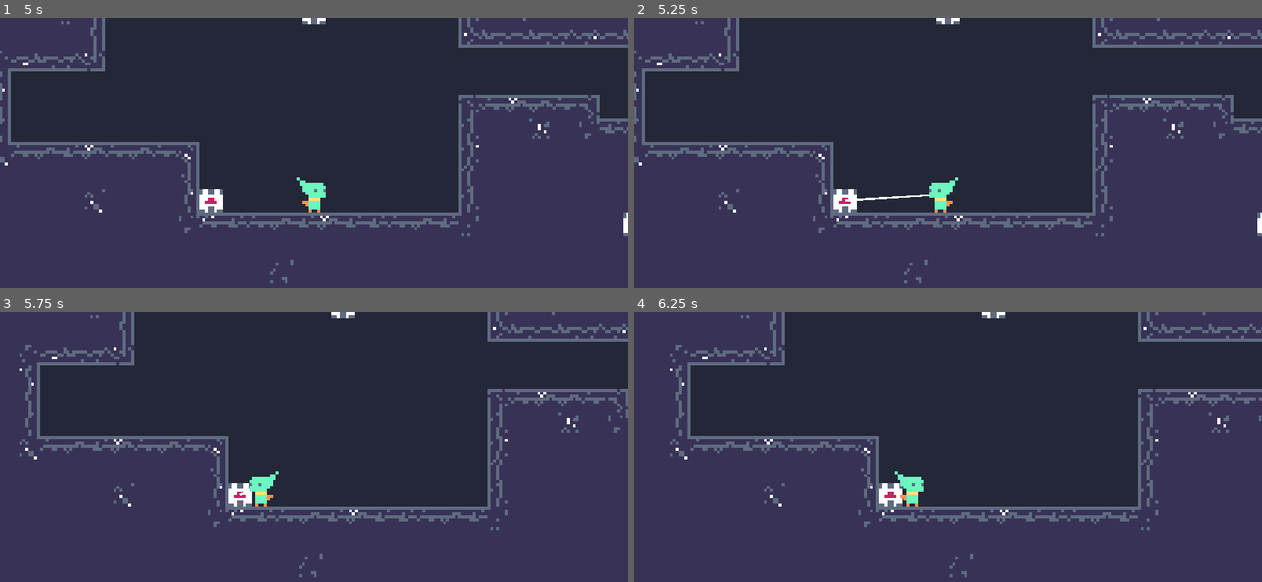
Above: before the commit, frames 1-4 (two rows, left to right).
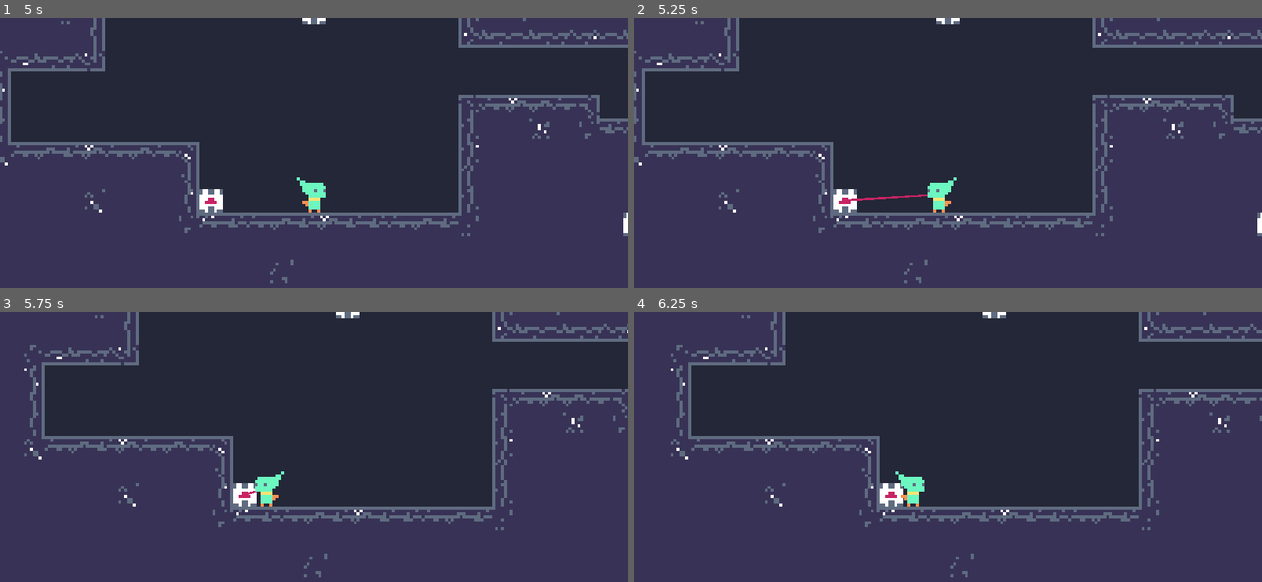
Above: after the commit, the same moments.

Repository: voithos/elfin
Game: Godot game, scene res://scenes/levels/level2.tscn
Same seed, same stepped clock (60 frames per second), same inputs: the game is played once before the commit and once after it. This scene is started directly instead of the project's main scene.
Inputs (mouse positions are in pixels of both pictures, inside the frame that each line leads up to):
- Up to frame 1 (5 s): tap Enter at 0.5, 2, 3.5 s; move the mouse to (282, 266) at 0.52 s; press the mouse at (282, 266) at 0.53 s; tap Space at 0.77, 1.25, 1.52, 2.75, 3.02, 3.77, 4.25, 4.52 s; move the mouse to (502, 247) at 1.27 s; release the mouse at (502, 247) at 1.28 s; right-click (502, 247) at 1.35 s; move the mouse to (125, 142) at 2.02 s; press the mouse at (125, 142) at 2.03 s; move the mouse to (345, 193) at 2.77 s; release the mouse at (345, 193) at 2.78 s; right-click (345, 193) at 2.85 s; move the mouse to (219, 107) at 3.52 s; press the mouse at (219, 107) at 3.53 s; move the mouse to (452, 177) at 4.27 s; release the mouse at (452, 177) at 4.28 s; right-click (452, 177) at 4.35 s
- Up to frame 2 (5.25 s): move the mouse to (822, 212) at 5.02 s; press the mouse at (822, 212) at 5.03 s
- Up to frame 3 (5.75 s): no input
- Up to frame 4 (6.25 s): move the mouse to (1010, 411) at 5.77 s; release the mouse at (1010, 411) at 5.78 s; right-click (1010, 411) at 5.85 s; tap Space at 6.02 s

Frame 1 is identical in both runs. In frame 2, 0.2% of the frame differs, in the area x 33-52%, y 59-73%; in frame 3, 5.8%, in the area x 3-100%, y 0-99%; in frame 4, 1.3%.

Commit message:
Add coloration to rays.

Diff:
--- a/scenes/levels/level2.tscn
+++ b/scenes/levels/level2.tscn
@@ -12,7 +12,7 @@
 [node name="level2" type="Node2D"]
 
 script = ExtResource( 1 )
-next_level = "res://scenes/levels/level2.tscn"
+next_level = "res://scenes/levels/level3.tscn"
 
 [node name="background" parent="." index="0" instance=ExtResource( 2 )]
 
--- a/scenes/player.gd
+++ b/scenes/player.gd
@@ -17,6 +17,7 @@
 
 onready var nearby_attractors = []
 onready var state = STATE_MATERIALIZING
+var pushpull_dir = null
 
 func _ready():
 	pass
@@ -50,6 +51,7 @@
 	if multiplier != 0 and len(nearby_attractors) > 0:
 		# A force is being applied. Calculate the force.
 		state = STATE_PUSHPULL
+		pushpull_dir = "push" if multiplier < 0 else "pull"
 		multiplier = multiplier / float(len(nearby_attractors))
 
 		for attractor in nearby_attractors:
--- a/scenes/player.tscn
+++ b/scenes/player.tscn
@@ -170,14 +170,14 @@
 "values": [ 0 ]
 }
 
-[node name="player" type="RigidBody2D"]
+[node name="player" type="RigidBody2D" index="0"]
 
 input_pickable = false
 collision_layer = 7
 collision_mask = 7
 mode = 2
 mass = 5.0
-friction = 1.0
+friction = 0.75
 bounce = 0.0
 gravity_scale = 1.0
 custom_integrator = false
--- a/scenes/rays.gd
+++ b/scenes/rays.gd
@@ -17,4 +17,11 @@
 	var from = Vector2(0, 0)
 	var to = player.to_local(attractor.global_position)
 
-	draw_line(from, to, Color(1, 1, 1, 1), 2)
+	var color = Color(1, 1, 1, 1)
+	if player.state == player.STATE_PUSHPULL:
+		if player.pushpull_dir == 'pull':
+			color = Color(201/255.0, 36/255.0, 100/255.0, 1)
+		else:
+			color = Color(17/255.0, 173/255.0, 193/255.0, 1)
+
+	draw_line(from, to, color, 2)
Not shown, changed: TODO.md
